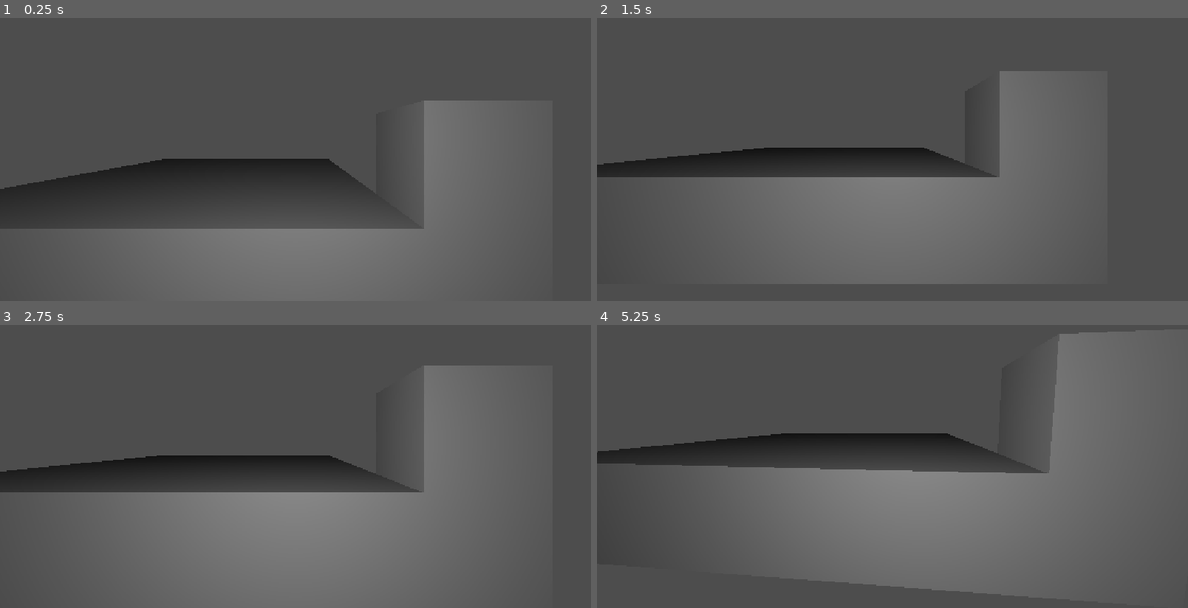
Above: before the commit, frames 1-4 (two rows, left to right).
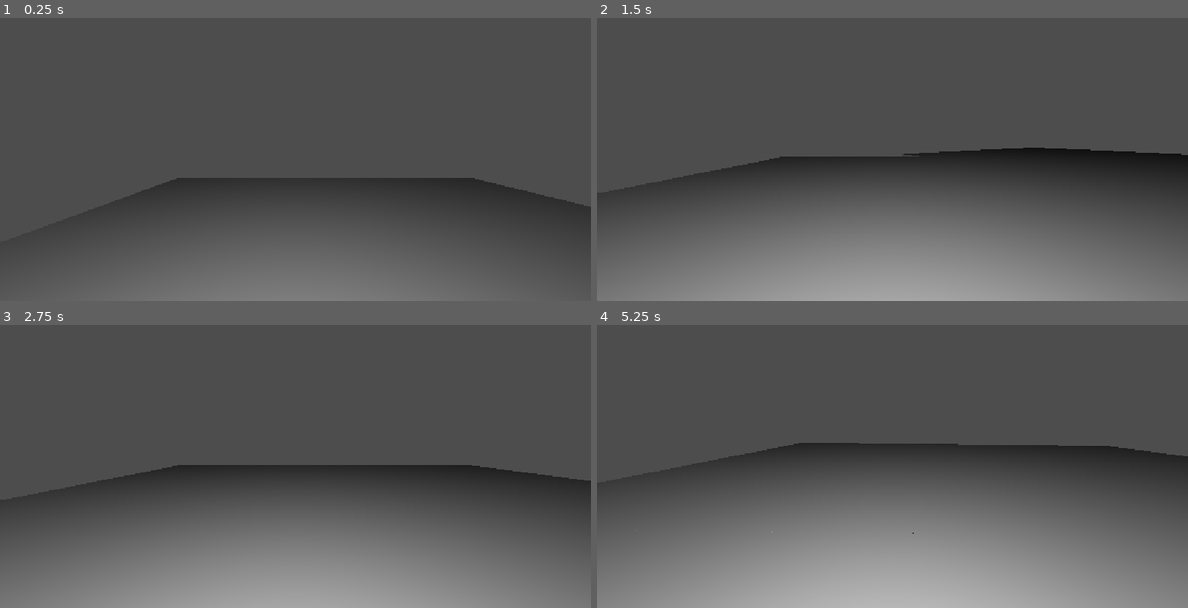
Above: after the commit, the same moments.

Repository: samuelvazan/the-machine-videogame
Game: Godot game, scene res://main.tscn
Same seed, same stepped clock (60 frames per second), same inputs: the game is played once before the commit and once after it.
Inputs:
- Up to frame 1 (0.25 s): no input
- Up to frame 2 (1.5 s): tap Enter at 0.5 s; tap S (camBackward) at 0.6 s; tap E (camDown) at 1.35 s
- Up to frame 3 (2.75 s): tap Space at 2 s; tap W (camForward) at 2.1 s
- Up to frame 4 (5.25 s): tap A (camLeft) at 2.85 s; tap Enter at 3.5, 5 s; tap Down (camRdown) at 3.6 s; tap Space at 4.25 s; tap D (camRight) at 4.35 s; tap Left (camRleft) at 5.1 s

The runs differ from the first frame. In frame 1, 15% of the frame differs, in the area x 0-100%, y 29-81%; in frame 2, 32%; in frame 3, 30%; in frame 4, 40%, in the area x 0-100%, y 2-100%.

Commit message:
moving platform (codex used)

Diff:
--- a/island.gd
+++ b/island.gd
@@ -1,19 +1,43 @@
 class_name Island
 extends Node3D
+
+const GROUND_TILE_ID := 0
+const TEST_PLATFORM_SIZE := Vector3i(5, 1, 5)
+const TEST_PLATFORM_FIRST_CELL := Vector3i(-2, 0, -2)
 
 var data: IslandData # The data this particular loaded island represents.
 @onready var grid_map: GridMap = $GridMap
 
 
-func setup(new_data: IslandData) -> void: #Load up the entire island GridMap
+func setup(new_data: IslandData = null) -> void:
 	data = new_data # Keep the data so future edits can also modify it.
 
 	grid_map.clear() # Start from an empty generic Island scene.
+	_fill_test_platform()
+
+	# The saved GridMap loading is intentionally kept for when island data is
+	# used again. For now, every spawned island is the same test platform.
+	# _load_cells_from_data()
+
+
+func _fill_test_platform() -> void:
+	# Godot uses Y for height, so this makes a horizontal 5 x 1 x 5 slab.
+	var past_last_x := TEST_PLATFORM_FIRST_CELL.x + TEST_PLATFORM_SIZE.x
+	var past_last_z := TEST_PLATFORM_FIRST_CELL.z + TEST_PLATFORM_SIZE.z
+	for x in range(TEST_PLATFORM_FIRST_CELL.x, past_last_x):
+		for z in range(TEST_PLATFORM_FIRST_CELL.z, past_last_z):
+			grid_map.set_cell_item(Vector3i(x, 0, z), GROUND_TILE_ID)
+
+
+func _load_cells_from_data() -> void:
+	if data == null:
+		return
 
 	for position in data.cells:
 		grid_map.set_cell_item(position, data.cells[position]) # Turn saved tile data into the actual GridMap.
 
 
 func set_cell(position: Vector3i, tile: int) -> void:
-	data.set_cell(position, tile) # Change the island's stored state.
+	if data != null:
+		data.set_cell(position, tile) # Change the island's stored state.
 	grid_map.set_cell_item(position, tile) # Immediately show the same change on screen.
--- a/island_manager.gd
+++ b/island_manager.gd
@@ -1,16 +1,66 @@
 class_name IslandManager
 extends Node
+
+const FIRST_PLATFORM_LINK_POINT := Vector3(5.0, 0.0, 5.0)
+const SECOND_PLATFORM_LINK_POINT := Vector3(-5.0, 0.0, -5.0)
+const LINK_ROTATION_DEGREES := 120.0
 
 @export var island_scene: PackedScene # Assign island.tscn here.
 @export var islands: Array[IslandData] = [] # All islands that exist in this world.
 
 var data_by_id: Dictionary = {} # Lets us quickly find IslandData from an ID.
 var loaded: Dictionary = {} # Contains only islands that currently exist as Nodes.
+var link_pivot: Node3D
+var linked_platform: Island
+var animation_time := 0.0
 
 
 func _ready() -> void:
 	for data in islands:
 		data_by_id[data.id] = data # Build the fast ID lookup once.
+
+	spawn_linked_platforms()
+
+
+func _process(delta: float) -> void:
+	if link_pivot == null:
+		return
+
+	animation_time += delta
+	var angle_degrees := sin(animation_time) * LINK_ROTATION_DEGREES
+	link_pivot.rotation.y = deg_to_rad(angle_degrees)
+
+
+func spawn_linked_platforms() -> void:
+	if island_scene == null:
+		push_error("IslandManager needs an Island Scene before it can spawn platforms.")
+		return
+
+	# Keep using a platform already placed in the scene as the first one. This
+	# also makes the manager work in scenes without one by creating it here.
+	var first_platform := get_node_or_null("Island") as Island
+	if first_platform == null:
+		first_platform = _spawn_platform(self, "Island")
+	else:
+		first_platform.setup()
+
+	# The pivot is the first platform's connection point. The second platform
+	# is offset so its own connection point sits exactly on that same pivot.
+	link_pivot = Node3D.new()
+	link_pivot.name = "LinkPivot"
+	first_platform.add_child(link_pivot)
+	link_pivot.position = FIRST_PLATFORM_LINK_POINT
+
+	linked_platform = _spawn_platform(link_pivot, "LinkedIsland")
+	linked_platform.position = -SECOND_PLATFORM_LINK_POINT
+
+
+func _spawn_platform(parent: Node, platform_name: String) -> Island:
+	var platform := island_scene.instantiate() as Island
+	platform.name = platform_name
+	parent.add_child(platform) # Add it first so its GridMap is ready.
+	platform.setup()
+	return platform
 
 
 func spawn_island(id: int) -> Island:
--- a/main.tscn
+++ b/main.tscn
@@ -8,6 +8,7 @@
 
 [node name="IslandManager" type="Node" parent="." unique_id=147407782]
 script = ExtResource("1_0xm2m")
+island_scene = ExtResource("1_ig7tw")
 
 [node name="Island" parent="IslandManager" unique_id=1855105647 instance=ExtResource("1_ig7tw")]
 
